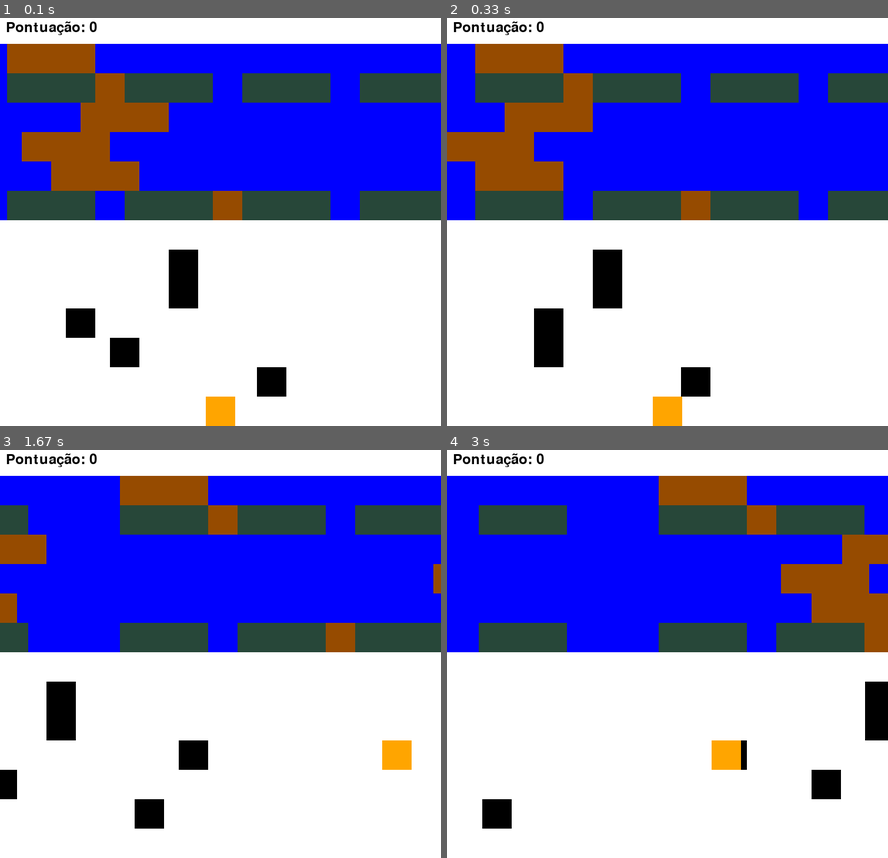
Above: before the commit, frames 1-4 (two rows, left to right).
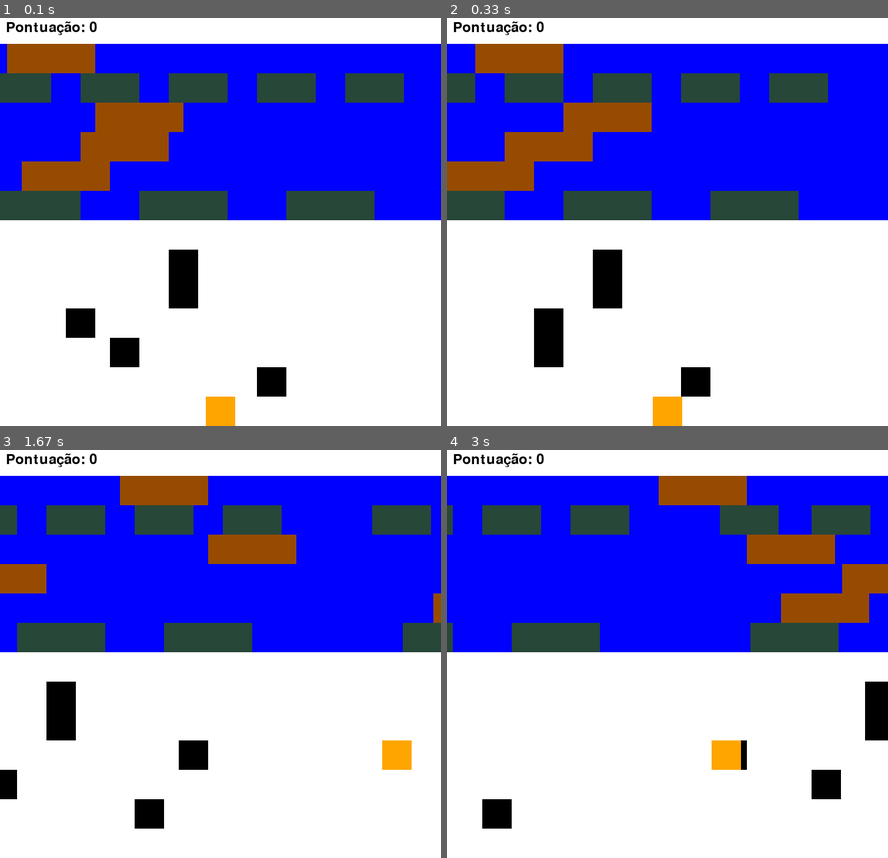
Above: after the commit, the same moments.

Repository: ccbueno3/projetofinal
Game: pygame game, started from pygame.v4.py
Same seed, same stepped clock (60 frames per second), same inputs: the game is played once before the commit and once after it.
Inputs:
- Up to frame 1 (0.1 s): no input
- Up to frame 2 (0.33 s): no input
- Up to frame 3 (1.67 s): hold Right 0.33-0.8 s; hold Up 0.83-1.13 s; hold Right 1.17-1.63 s
- Up to frame 4 (3 s): hold Left 2.57-2.97 s

The runs differ from the first frame. In frame 1, 9.8% of the frame differs, in the area x 0-100%, y 13-50%; in frame 2, 13%; in frame 3, 12%; in frame 4, 12%.

Commit message:
jacares e troncos

Diff:
--- a/pygame.v4.py
+++ b/pygame.v4.py
@@ -72,7 +72,10 @@
 class Jacare(pygame.sprite.Sprite):
     def __init__(self, x, y, velocidade):
         super().__init__()
-        self.image = pygame.Surface((largura_bloco*3, altura_bloco))
+        if y == altura_rio[1] +1:
+            self.image = pygame.Surface((largura_bloco*2, altura_bloco))
+        else:
+            self.image = pygame.Surface((largura_bloco*3, altura_bloco))
         self.image.fill(VERDE)
         self.rect = self.image.get_rect()
         self.rect.x = x * largura_bloco
@@ -110,7 +113,9 @@
 
 # Criação dos troncos
 troncos = pygame.sprite.Group()
-for i in altura_rio:
+y_troncos = [altura_rio[0],altura_rio[2],altura_rio[3],altura_rio[4]]
+
+for i in y_troncos:
     x_values = random.sample(range(0, num_blocos_x - 8),1)  # Amostra aleatória de 3 valores únicos
     y = i + 1
     velocidade = random.choice([-1, 1] ) * largura_bloco // 4
@@ -123,13 +128,19 @@
 jacares = pygame.sprite.Group()
 y_jacares = [altura_rio[1],altura_rio[5]]
 for i in y_jacares:
-    x_values = random.sample(range(0, num_blocos_x - 8),1)
     y = i + 1
-    velocidade = random.choice([-1, 1] ) * largura_bloco // 4
-    for x in range(0,14, 4):
-        jacare = Jacare(x, y, velocidade)
-        sprites.add(jacare)
-        jacares.add(jacare)
+    velocidade =  -largura_bloco // 4
+    if i == y_jacares[1]:
+        for x in range(0,11, 5):
+            jacare = Jacare(x, y, velocidade)
+            sprites.add(jacare)
+            jacares.add(jacare)
+    else:
+        for x in range(0,13, 3):
+            jacare = Jacare(x, y, velocidade)
+            sprites.add(jacare)
+            jacares.add(jacare)
+
 
 # Criação do jogador
 jogador = Player(num_blocos_x // 2, num_blocos_y - 1)  # Posição inicial do jogador (centro da linha inferior)
@@ -178,11 +189,17 @@
             pontuacao += 1
             jogador.rect.x = largura // 2
             jogador.rect.y = altura - altura_bloco
-    # Verifica se o jogador está colidindo com algum tronco
+
+    # Verifica se o jogador está colidindo com algum tronco/jacare
     troncos_colididos = pygame.sprite.spritecollide(jogador, troncos, False)
     if troncos_colididos:
         jogador.rect.x += troncos_colididos[0].velocidade
-    else:
+
+    jacares_colididos = pygame.sprite.spritecollide(jogador, jacares, False)
+    if jacares_colididos:
+        jogador.rect.x += jacares_colididos[0].velocidade
+
+    if not jacares_colididos and not troncos_colididos:
     # Verifica se o jogador encostou na região azul
         if jogador.rect.colliderect(pygame.Rect(0, altura_bloco, largura, (num_blocos_y // 2 - 1) * altura_bloco)):
             rodando = False
